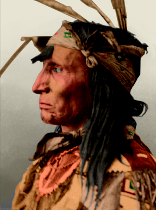
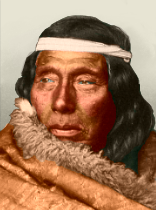
Layer changes from the first 156x210 image to the second:
hid "6 copy" over (x1=0, y1=0, x2=156, y2=210)
hid "6" over (x1=0, y1=0, x2=156, y2=210)
added layer "6 #2" above "Colour copy #6" over (x1=0, y1=15, x2=156, y2=210)
added layer "Colour copy #6" (lch color) above "6 #1" over (x1=0, y1=15, x2=156, y2=210)
added layer "6 #1" above "Colour copy #3" over (x1=0, y1=15, x2=156, y2=210)
